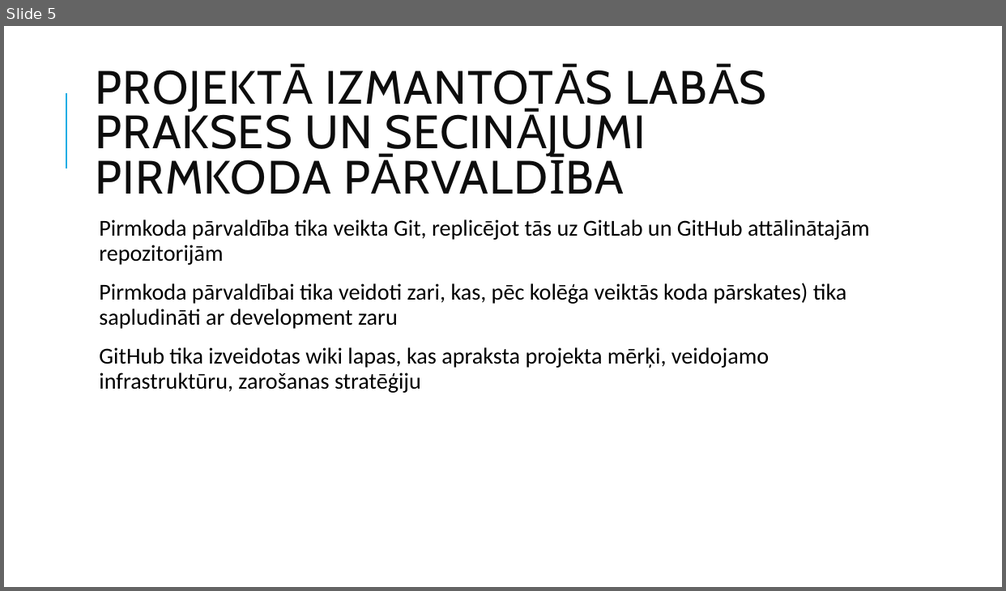
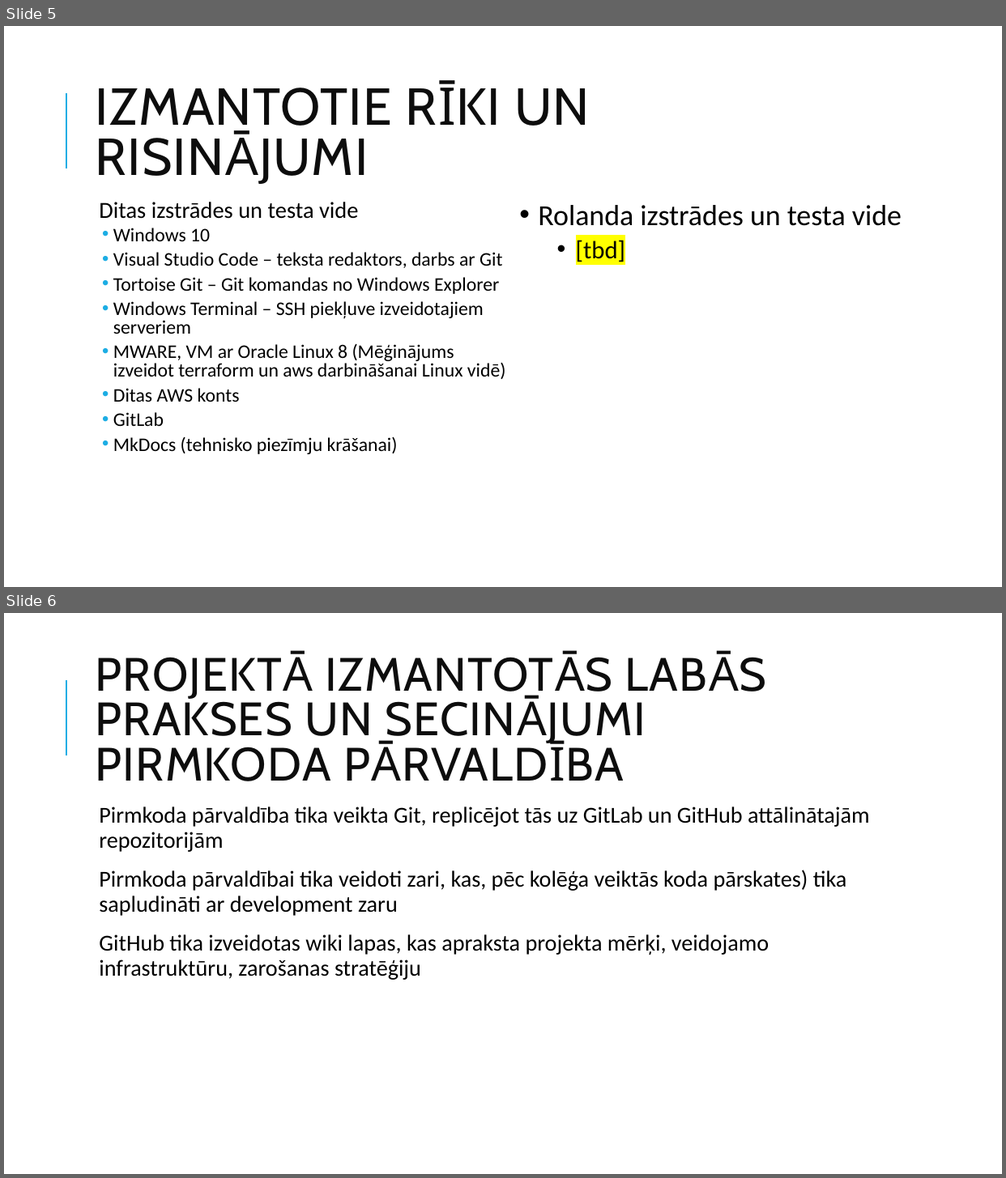
Before and after one commit to DitaGabalina/devops_db_group, a slide deck: docs/Slaidi.2022.07.04_v2.pptx. Shown one above the other, each under a label of ours: slide 5 before the commit, slides 5 and 6 after it. The pictures are 1006x591 and 1006x1178 pixels, drawn with LibreOffice and Linux fonts; fonts in the diff are those of the drawing. Boxes give left, top, right and bottom in pixels: in the first picture for what was removed or moved away, otherwise in the second. Text is boxed around its words. In the diff, an @@ line names an element or a change of style, - is before the commit and + after.

```diff
--- a/docs/Slaidi.2022.07.04_v2.pptx
+++ b/docs/Slaidi.2022.07.04_v2.pptx
@@ slide 5 added at box(4, 26, 1002, 587), background #FFFFFF; not listed: 1 template element that a slide beside it also shows @@
@@ title added at box(96, 88, 590, 135), 50 pt, text #0D0D0D @@
+IZMANTOTIE RĪKI UN RISINĀJUMI
@@ text added at box(99, 202, 506, 454), 18.5 pt, text #000000 @@
+  Ditas izstrādes un testa vide
+  • Windows 10
+  • Visual Studio Code – teksta redaktors, darbs ar Git
+  • Tortoise Git – Git komandas no Windows Explorer
+  • Windows Terminal – SSH piekļuve izveidotajiem serveriem
+  • MWARE, VM ar Oracle Linux 8 (Mēģinājums izveidot terraform un aws darbināšanai Linux vidē)
+  • Ditas AWS konts
+  • GitLab
+  • MkDocs (tehnisko piezīmju krāšanai)
@@ text added at box(538, 205, 901, 263), 28 pt, text #000000 @@
+• Rolanda izstrādes un testa vide
+  • [tbd]
@@ what was slide 5 is now slide 6 @@
```
Also in this commit, not shown: 2 slides changed, 4 other slides added.
